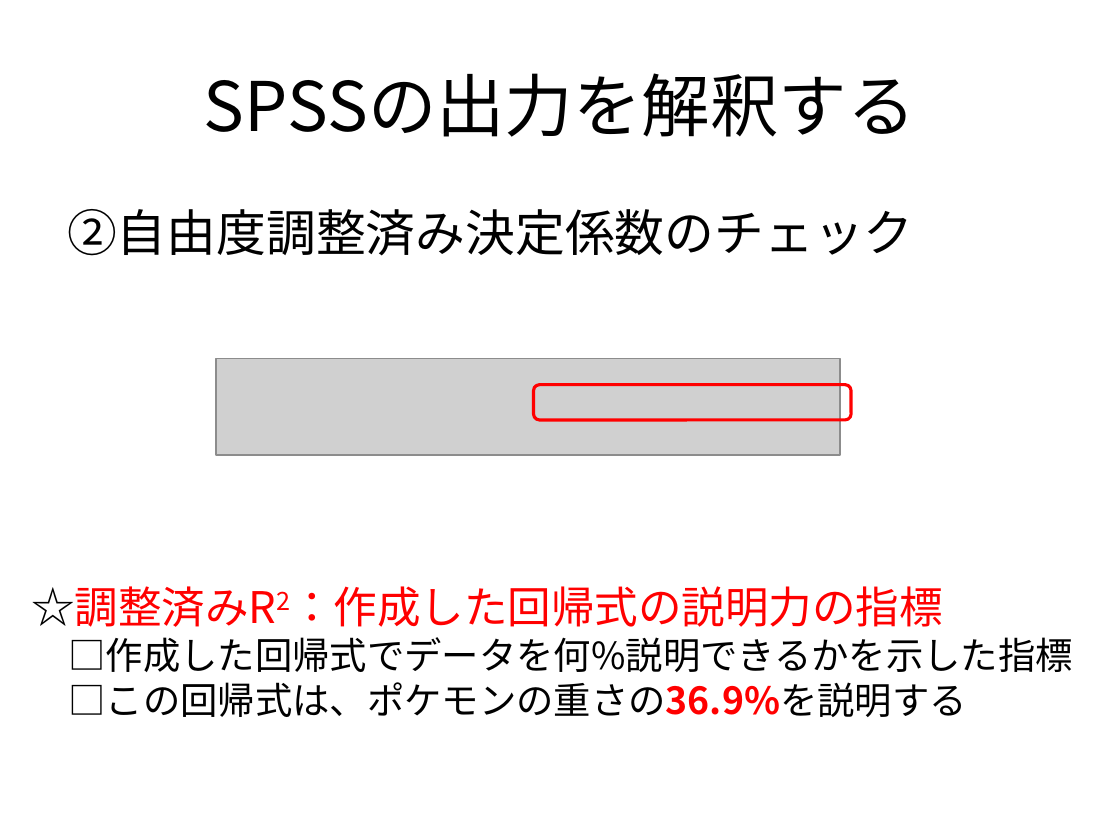
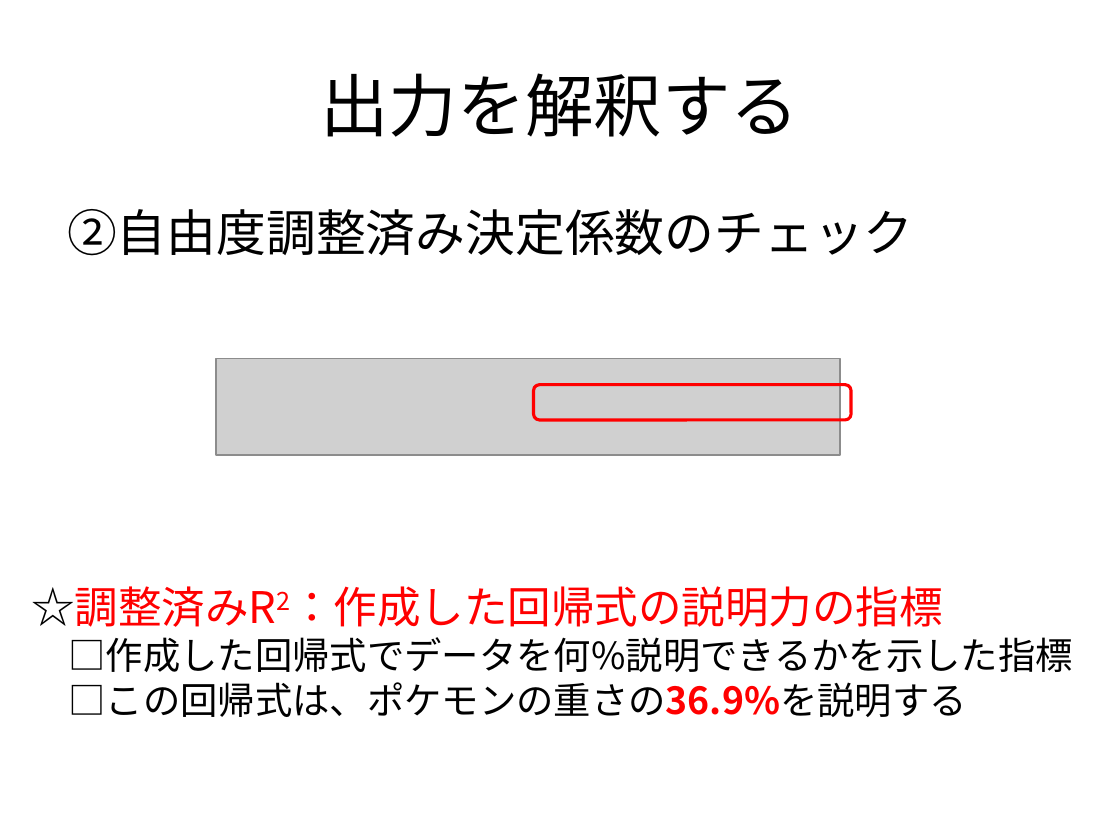
Before and after one commit to MakotoASAOKA/IES2023_Week14, a slide deck: slide 49 of week14_regression.pptx. Drawn at 1120x840 pixels with LibreOffice and Linux fonts; fonts in the diff are those of the drawing; grey boxes stand for pictures. Boxes give left, top, right and bottom in pixels: in the first picture for what was removed or moved away, otherwise in the second. Text is boxed around its words. In the diff, an @@ line names an element or a change of style, - is before the commit and + after.

```diff
--- a/week14_regression.pptx
+++ b/week14_regression.pptx
@@ title at (320, 73, 799, 137): text changed @@
-SPSSの出力を解釈する
+出力を解釈する
```
Also in this commit, not shown: 7 other slides changed.
